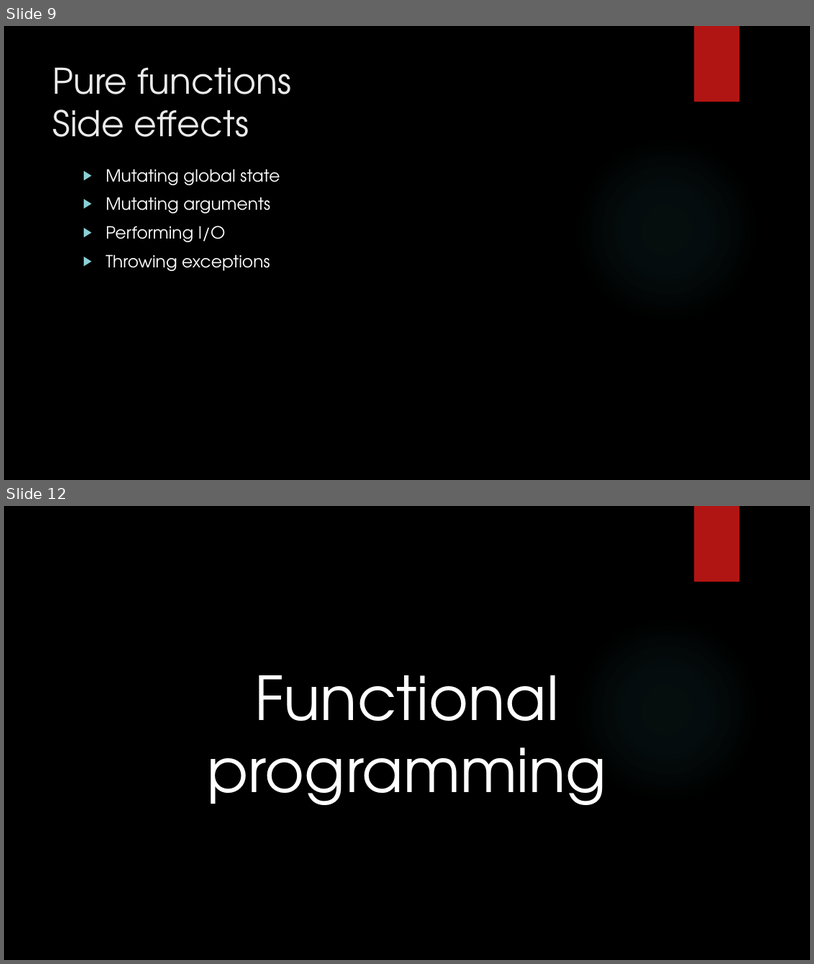
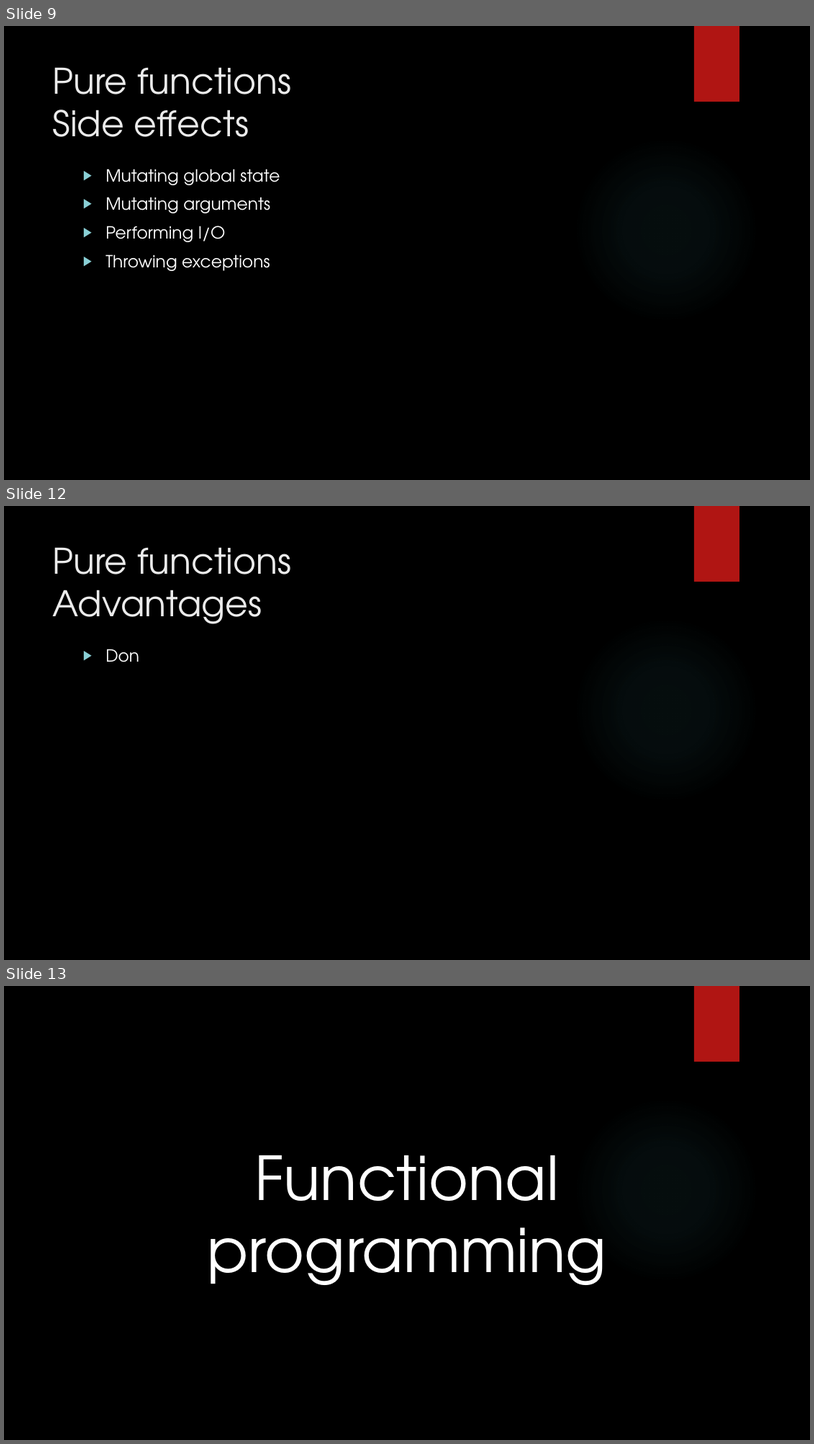
Before and after one commit to dennisdietrich/FpWithCSharp, a slide deck: doc/GetFuncY.pptx. Shown one above the other, each under a label of ours: slides 9 and 12 before the commit, slides 9, 12 and 13 after it; the slides between them are not shown. The pictures are 814x964 and 814x1444 pixels, drawn with LibreOffice and Linux fonts; fonts in the diff are those of the drawing; background and template pictures are left out. Boxes give left, top, right and bottom in pixels: in the first picture for what was removed or moved away, otherwise in the second. Text is boxed around its words. In the diff, an @@ line names an element or a change of style, - is before the commit and + after.

```diff
--- a/doc/GetFuncY.pptx
+++ b/doc/GetFuncY.pptx
@@ slide 12 added at <box>4,506,810,960</box>, background picture (left out); not listed: 2 template elements that a slide beside it also shows @@
@@ title added at <box>53,547,291,624</box>, 42 pt, text #EBEBEB @@
+Pure functions
+Advantages
@@ text added at <box>106,649,139,662</box>, 20 pt, text #FFFFFF @@
+▶ Don
@@ what was slide 12 is now slide 13 @@
```
Also in this commit, not shown: 3 slides changed, 1 other slide added.
